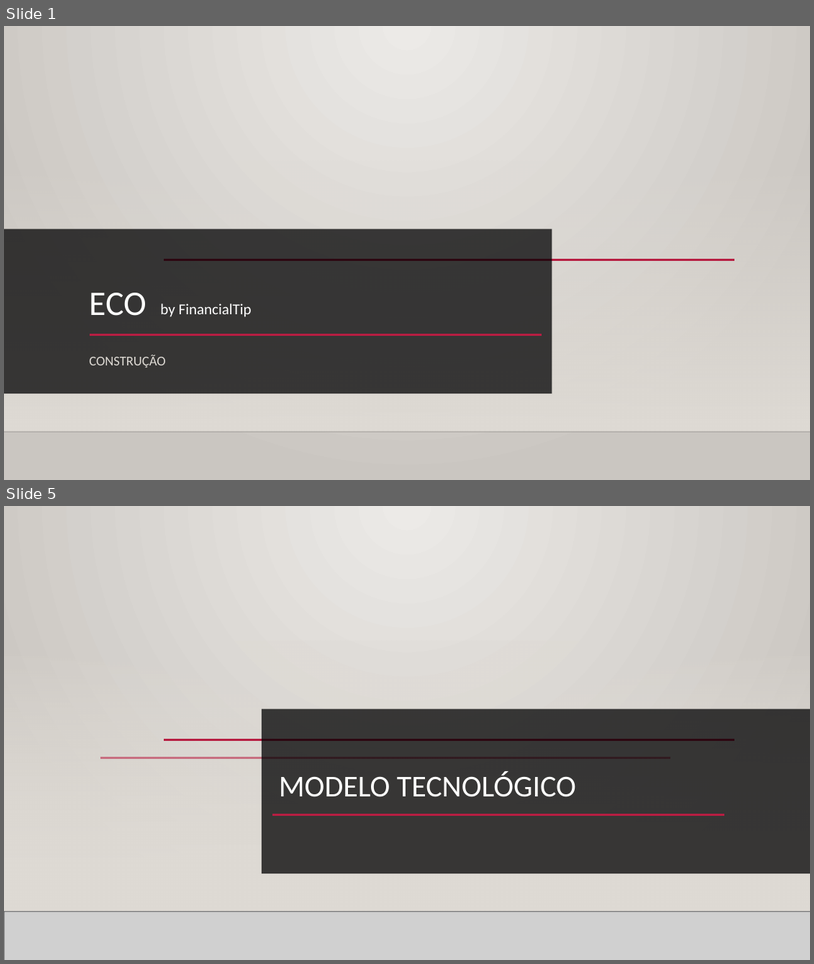
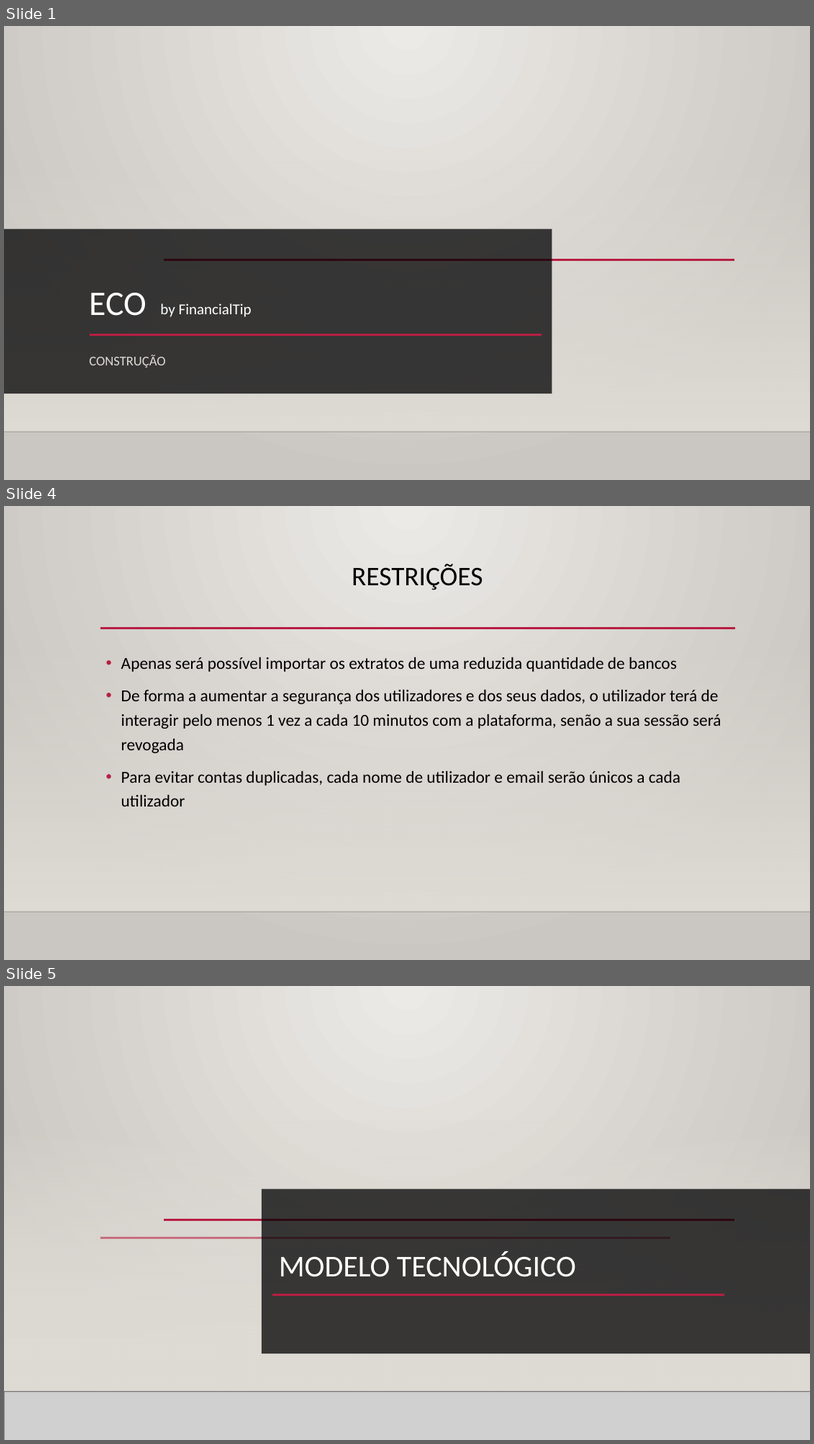
Before and after one commit to Projeto-ECO/Fase-3, a slide deck: Editables/Fase 3 - Construção.pptx. Shown one above the other, each under a label of ours: slides 1 and 5 before the commit, slides 1, 4 and 5 after it; the slides between them are not shown. The pictures are 814x964 and 814x1444 pixels, drawn with LibreOffice and Linux fonts; fonts in the diff are those of the drawing; grey boxes stand for pictures; background and template pictures are left out. Boxes give left, top, right and bottom in pixels: in the first picture for what was removed or moved away, otherwise in the second. Text is boxed around its words. In the diff, an @@ line names an element or a change of style, - is before the commit and + after.

```diff
--- a/Editables/Fase 3 - Construção.pptx
+++ b/Editables/Fase 3 - Construção.pptx
@@ slide 4 added at [4, 506, 810, 960], background gradient #ECEAE7 to #CAC7C1; not listed: 2 template elements that a slide beside it also shows @@
@@ title added at [352, 564, 483, 590], 32 pt, text #000000 @@
+RESTRIÇÕES
@@ line added from (100, 628) to (736, 628), #B71E42 2.5 pt @@
@@ text added at [121, 656, 722, 806], 20 pt, text #000000 @@
+• Apenas será possível importar os extratos de uma reduzida quantidade de bancos
+• De forma a aumentar a segurança dos utilizadores e dos seus dados, o utilizador terá de interagir pelo menos 1 vez a cada 10 minutos com a plataforma, senão a sua sessão será revogada
+• Para evitar contas duplicadas, cada nome de utilizador e email serão únicos a cada utilizador
```
Also in this commit, not shown: 2 slides changed, 2 other slides added, 2 slides removed, 1 other file.
